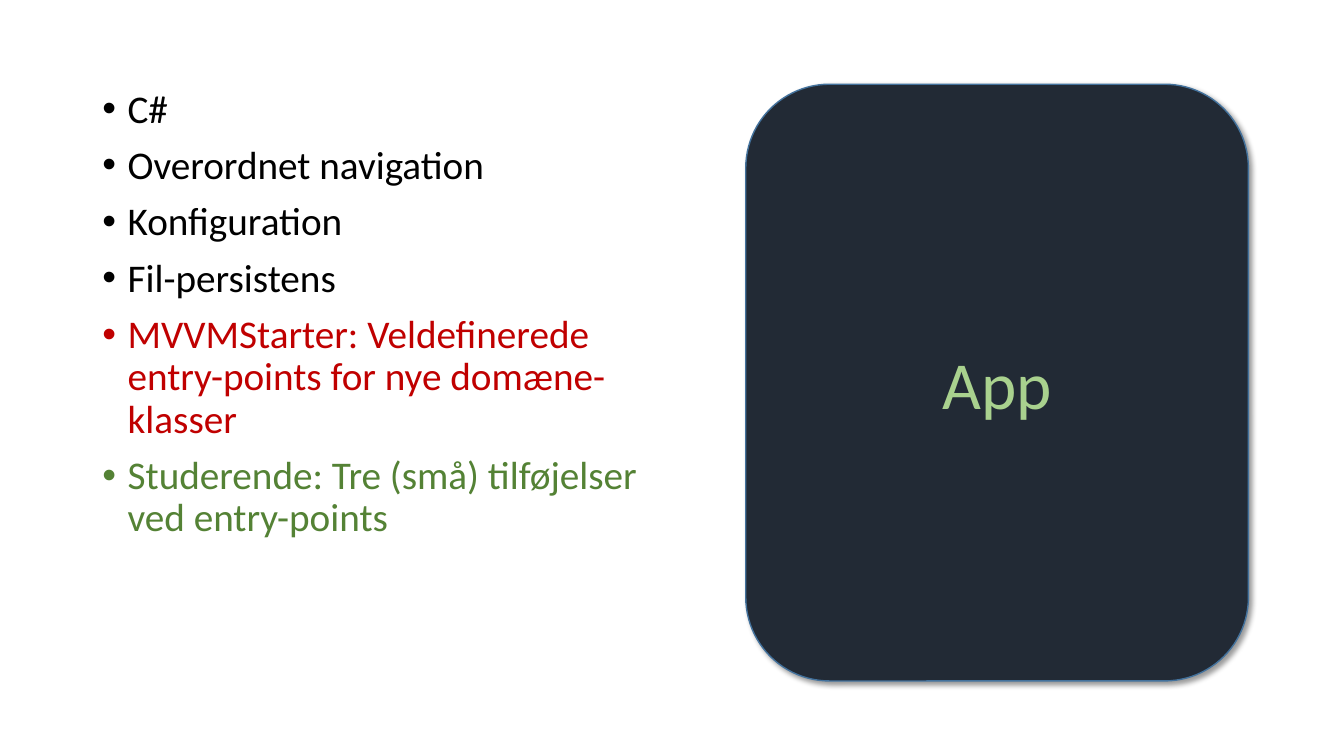
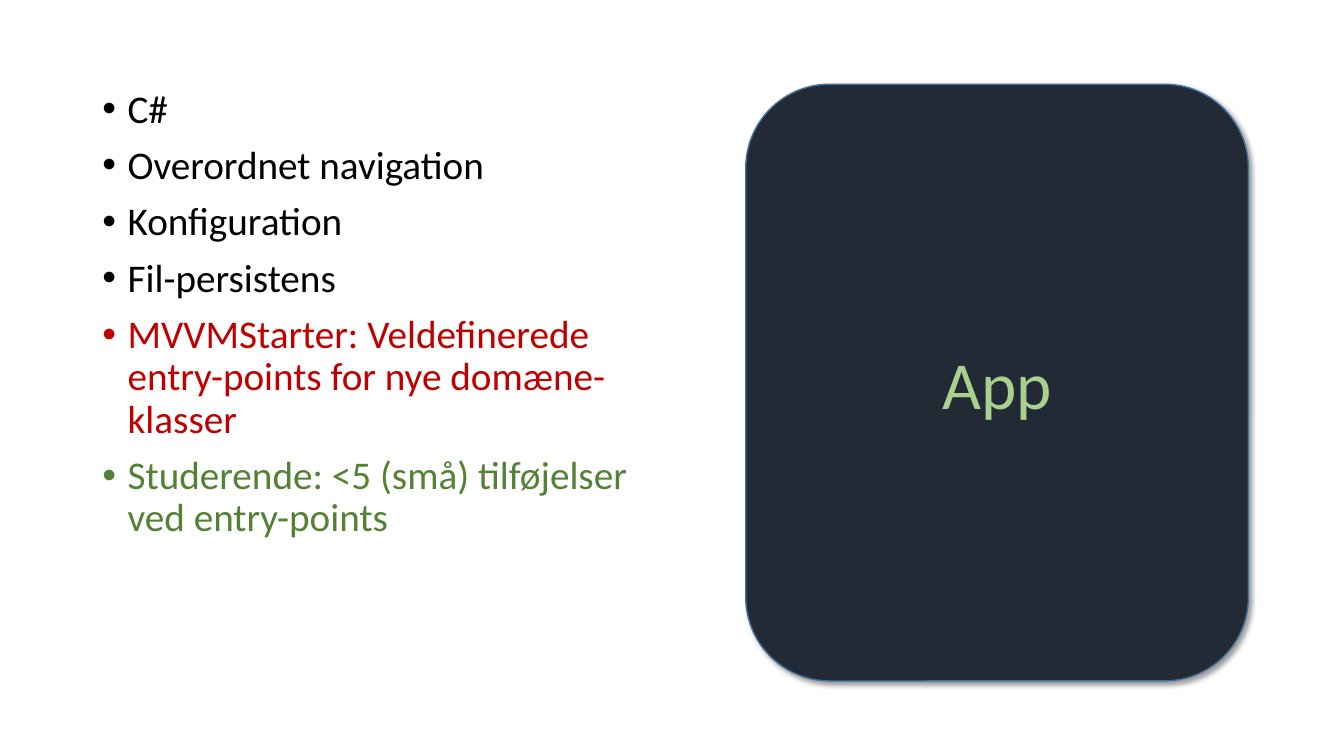
Before and after one commit to perl-easj/MVVMStarter, a slide deck: slide 7 of MVVMStarter/Presentation/MVVMStarter Oversigt.pptx. Drawn at 1344x756 pixels with LibreOffice and Linux fonts; fonts in the diff are those of the drawing. Boxes give left, top, right and bottom in pixels: in the first picture for what was removed or moved away, otherwise in the second. Text is boxed around its words. In the diff, an @@ line names an element or a change of style, - is before the commit and + after.

```diff
--- a/MVVMStarter/Presentation/MVVMStarter Oversigt.pptx
+++ b/MVVMStarter/Presentation/MVVMStarter Oversigt.pptx
@@ text at <box>128,460,627,538</box>: text changed @@
-• Studerende: Tre (små) tilføjelser ved entry-points
+• Studerende: <5 (små) tilføjelser ved entry-points
```
Also in this commit, not shown: 16 other slides changed, 6 slides added.
